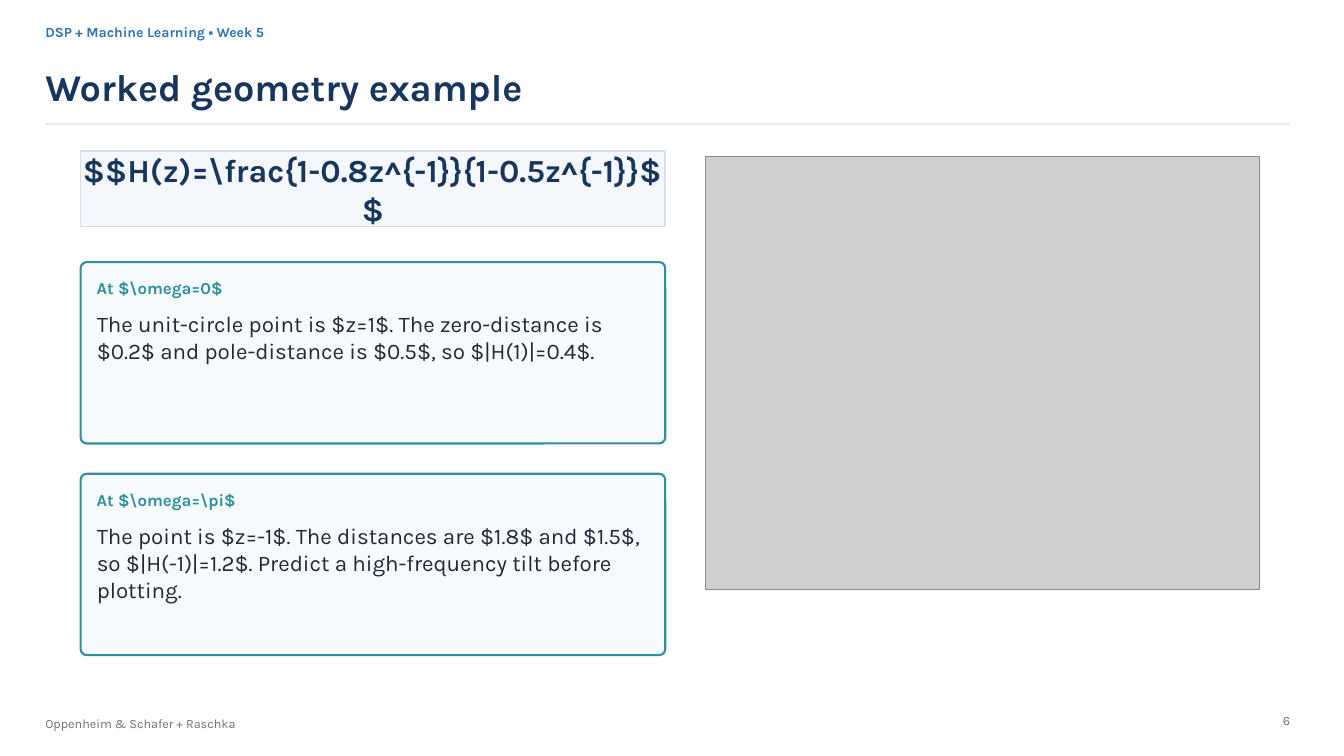
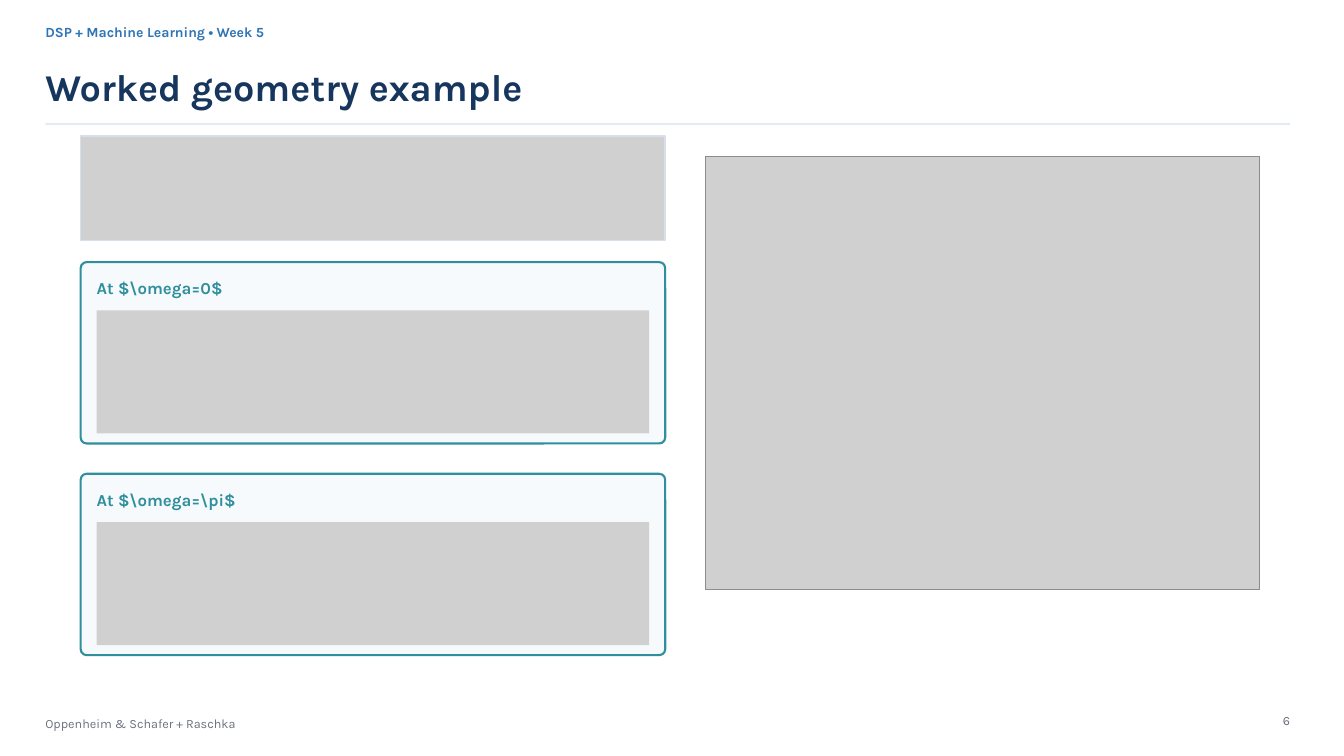
Before and after one commit to mathys2000/ecen45632_f26, a slide deck: slide 6 of python/CourseDesign/Week05e/Week5_Lecture9_Time_Frequency_Responses_Group_Delay.pptx. Drawn at 1344x756 pixels with LibreOffice and Linux fonts; fonts in the diff are those of the drawing; grey boxes stand for pictures. Boxes give left, top, right and bottom in pixels: in the first picture for what was removed or moved away, otherwise in the second. Text is boxed around its words. In the diff, an @@ line names an element or a change of style, - is before the commit and + after.

```diff
--- a/python/CourseDesign/Week05e/Week5_Lecture9_Time_Frequency_Responses_Group_Delay.pptx
+++ b/python/CourseDesign/Week05e/Week5_Lecture9_Time_Frequency_Responses_Group_Delay.pptx
@@ picture added at <box>81,136,665,241</box> @@
@@ rectangle removed at <box>81,151,665,227</box> @@
-$$H(z)=\frac{1-0.8z^{-1}}{1-0.5z^{-1}}$$
@@ text removed at <box>97,316,602,365</box> @@
-The unit-circle point is $z=1$. The zero-distance is $0.2$ and pole-distance is $0.5$, so $|H(1)|=0.4$.
@@ picture added at <box>97,311,649,434</box> @@
@@ text removed at <box>97,528,640,604</box> @@
-The point is $z=-1$. The distances are $1.8$ and $1.5$, so $|H(-1)|=1.2$. Predict a high-frequency tilt before plotting.
@@ picture added at <box>97,522,649,645</box> @@
```
Also in this commit, not shown: 5 other slides changed, 6 other files.
